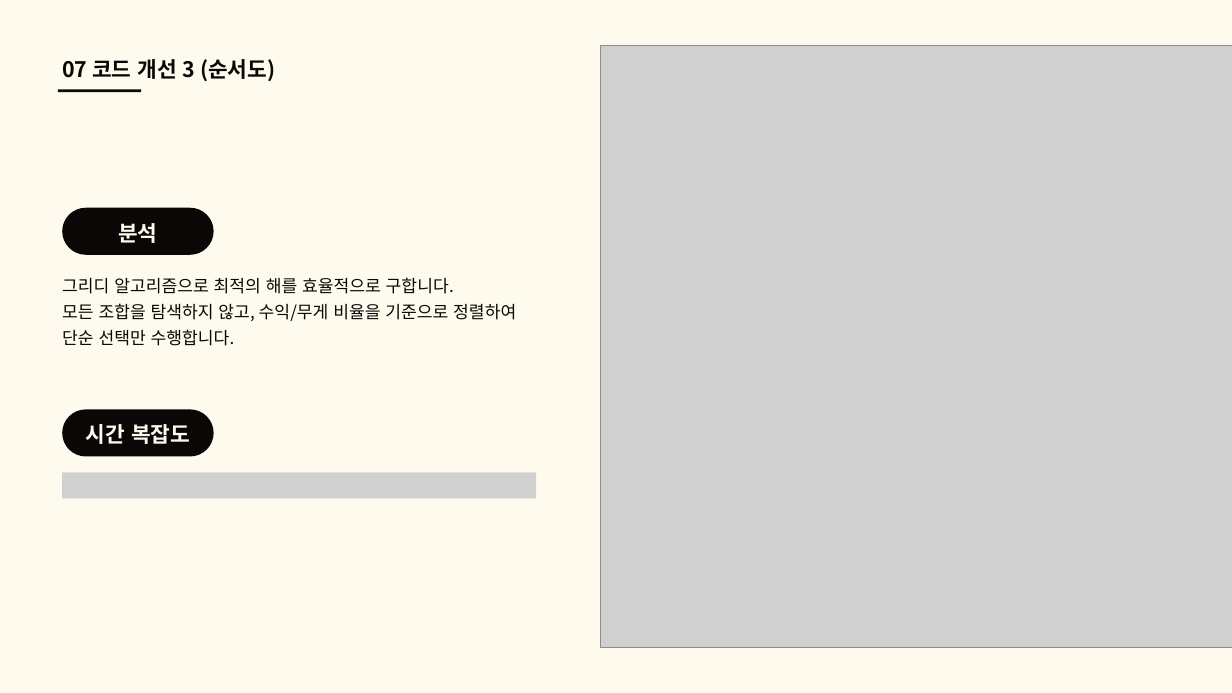
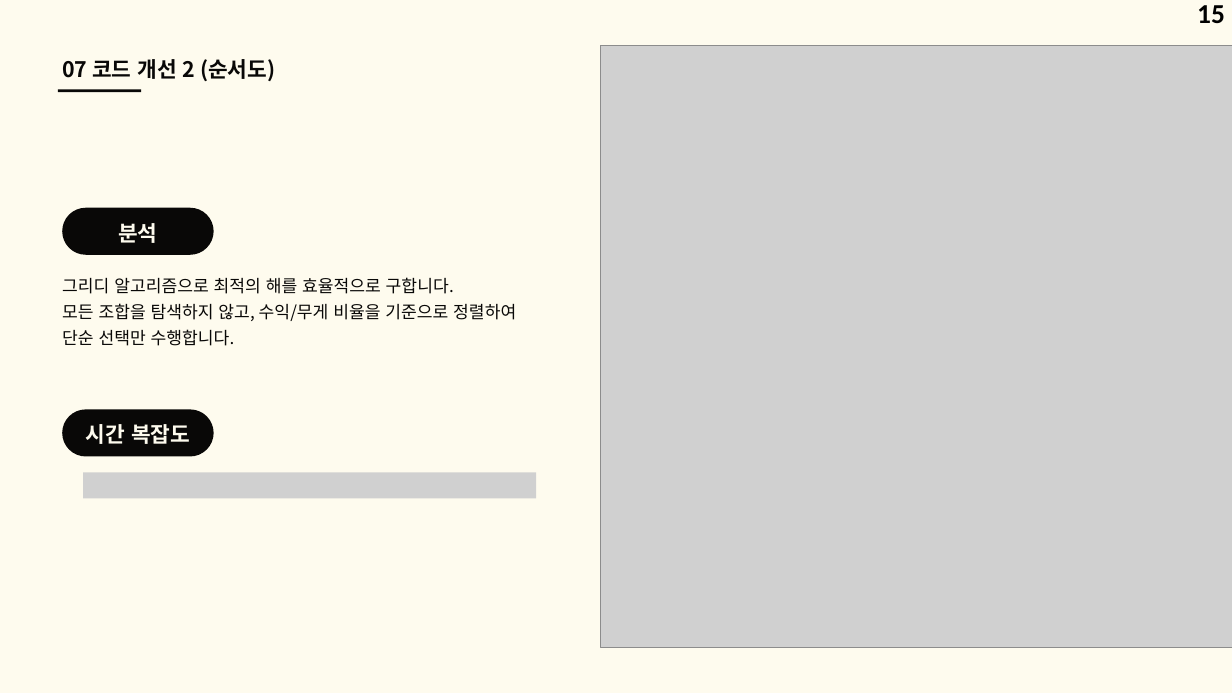
Before and after one commit to good-thing/CargoDriver, a slide deck: slide 15 of 알고리즘 3팀 화물차 알고리즘.pptx (slide 14 before the commit). Drawn at 1232x693 pixels with LibreOffice and Linux fonts; fonts in the diff are those of the drawing; grey boxes stand for pictures. Boxes give left, top, right and bottom in pixels: in the first picture for what was removed or moved away, otherwise in the second. Text is boxed around its words. In the diff, an @@ line names an element or a change of style, - is before the commit and + after.

```diff
--- a/알고리즘 3팀 화물차 알고리즘.pptx
+++ b/알고리즘 3팀 화물차 알고리즘.pptx
@@ page number added at (1197,5,1225,23), 32 pt, text #000000, bold @@
+15
@@ text at (62,59,275,81): text changed @@
-07 코드 개선 3 (순서도)
+07 코드 개선 2 (순서도)
@@ picture: place and size @@
-picture at (62,472,536,498)
+picture at (83,472,537,498)
```
Also in this commit, not shown: 17 other slides changed, 1 slide added, 19 other files.
